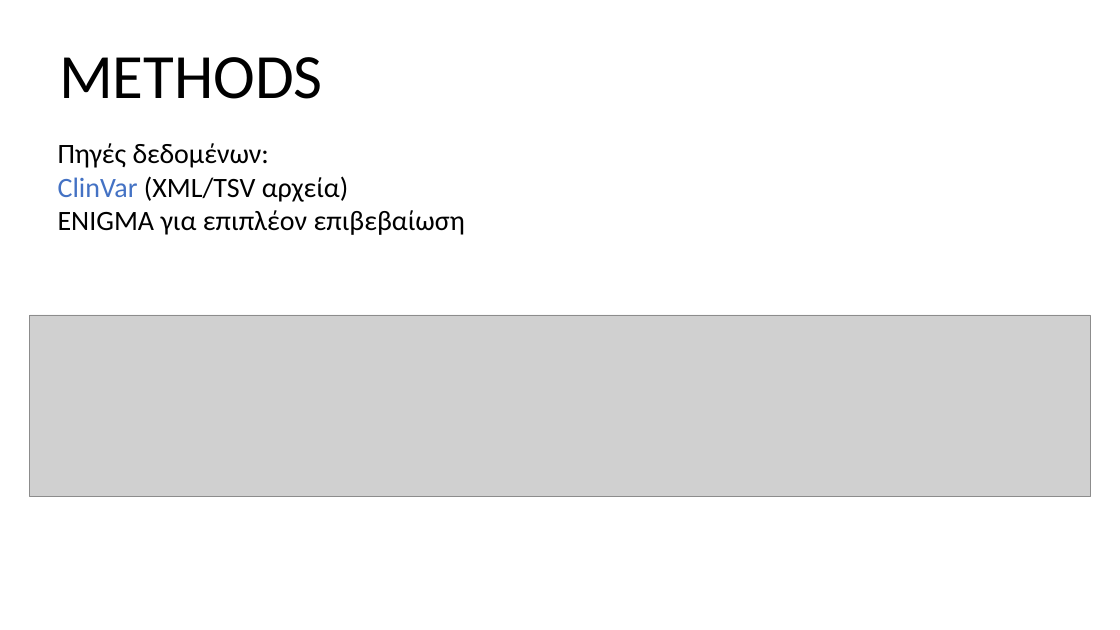
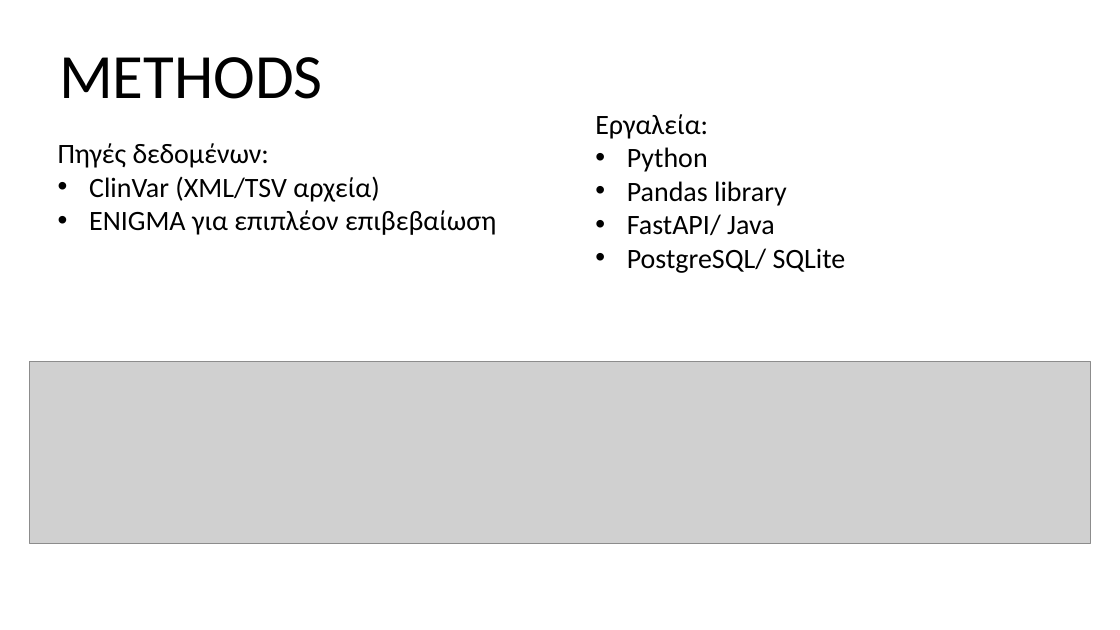
Before and after one commit to iliaanaa/genekor, a slide deck: slide 2 of intro.pptx. Drawn at 1120x630 pixels with LibreOffice and Linux fonts; fonts in the diff are those of the drawing; grey boxes stand for pictures. Boxes give left, top, right and bottom in pixels: in the first picture for what was removed or moved away, otherwise in the second. Text is boxed around its words. In the diff, an @@ line names an element or a change of style, - is before the commit and + after.

```diff
--- a/intro.pptx
+++ b/intro.pptx
@@ text added at [595,114,846,273], 24 pt, text #000000 @@
+Εργαλεία:
+• Python
+• Pandas library
+• FastAPI/ Java
+• PostgreSQL/ SQLite
@@ text at [89,176,496,235]: text colour #4472C4 to #000000 in "ClinVar"; bullet none to • @@
@@ picture: place and size @@
-picture at [30,315,1091,497]
+picture at [30,362,1091,544]
```
Also in this commit, not shown: 10 slides added, 1 slide removed.
